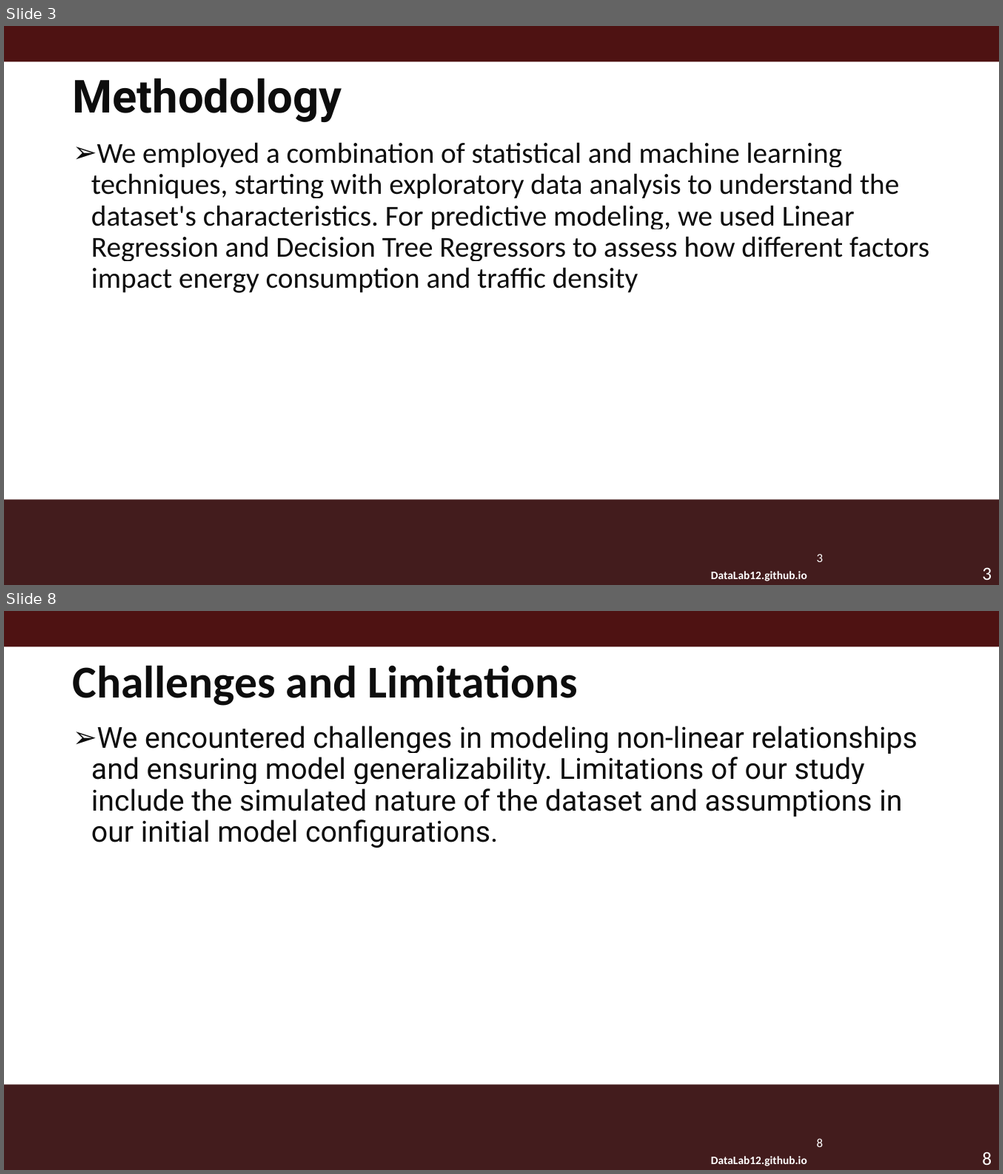
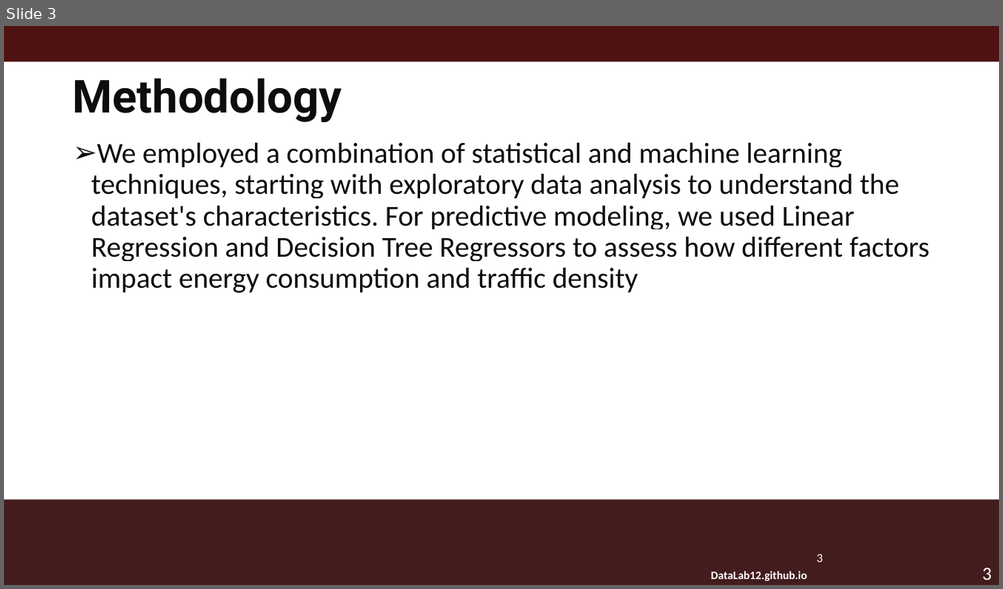
Before and after one commit to zoe-becker/ML-Traffic-Analysis, a slide deck: DataLabMacro.pptm. Shown one above the other, each under a label of ours: slides 3 and 8 before the commit, slide 3 after it; the slides between them are not shown. The pictures are 1003x1174 and 1003x589 pixels, drawn with LibreOffice and Linux fonts; fonts in the diff are those of the drawing; background and template pictures are left out. Boxes give left, top, right and bottom in pixels: in the first picture for what was removed or moved away, otherwise in the second. Text is boxed around its words. In the diff, an @@ line names an element or a change of style, - is before the commit and + after.

```diff
--- a/DataLabMacro.pptm
+++ b/DataLabMacro.pptm
@@ slide 8 removed at [4,611,999,1170], background #FFFFFF; not listed: 5 template elements that a slide beside it also shows @@
@@ title removed at [73,665,578,706] @@
-Challenges and Limitations
@@ text removed at [91,726,917,848] @@
-➢ We encountered challenges in modeling non-linear relationships and ensuring model generalizability. Limitations of our study include the simulated nature of the dataset and assumptions in our initial model configurations.
```
Also in this commit, not shown: 1 slide changed, 5 slides added, 5 other slides removed.
